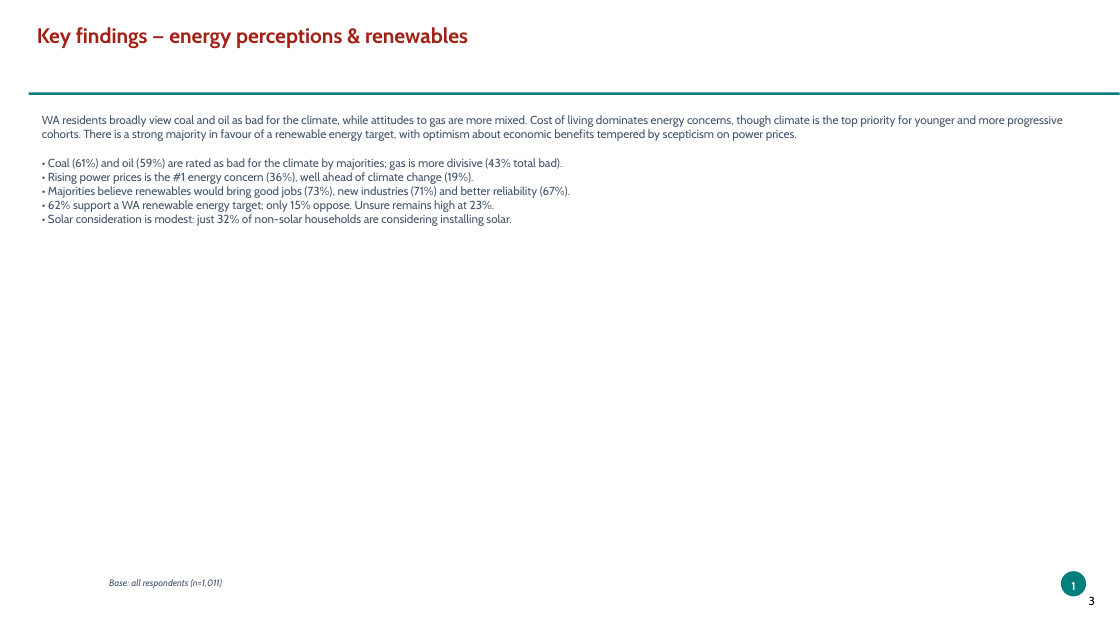
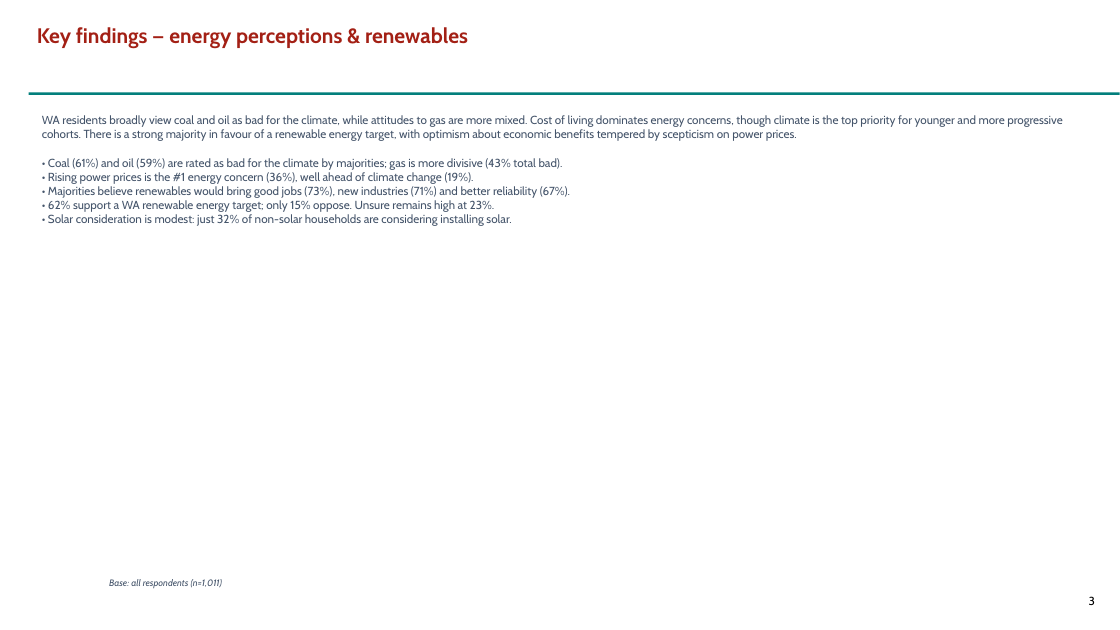
Before and after one commit to ThomasB4242/Test-1, a slide deck: slide 3 of sample_data/wa_energy_output.pptx. Drawn at 1120x630 pixels with LibreOffice and Linux fonts; fonts in the diff are those of the drawing; background and template pictures are left out. Boxes give left, top, right and bottom in pixels: in the first picture for what was removed or moved away, otherwise in the second. Text is boxed around its words. In the diff, an @@ line names an element or a change of style, - is before the commit and + after.

```diff
--- a/sample_data/wa_energy_output.pptx
+++ b/sample_data/wa_energy_output.pptx
@@ ellipse removed at [1061,571,1086,597] @@
@@ text removed at [1071,582,1075,590] @@
-1
```
Also in this commit, not shown: 6 other slides changed, 2 other files.
